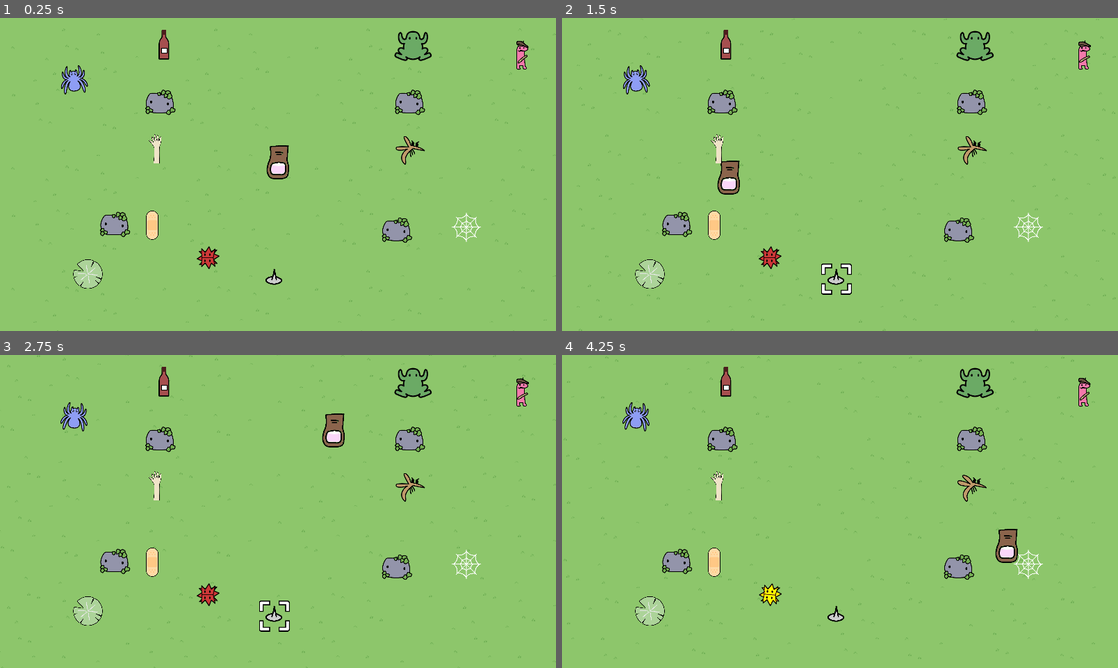
Above: before the commit, frames 1-4 (two rows, left to right).
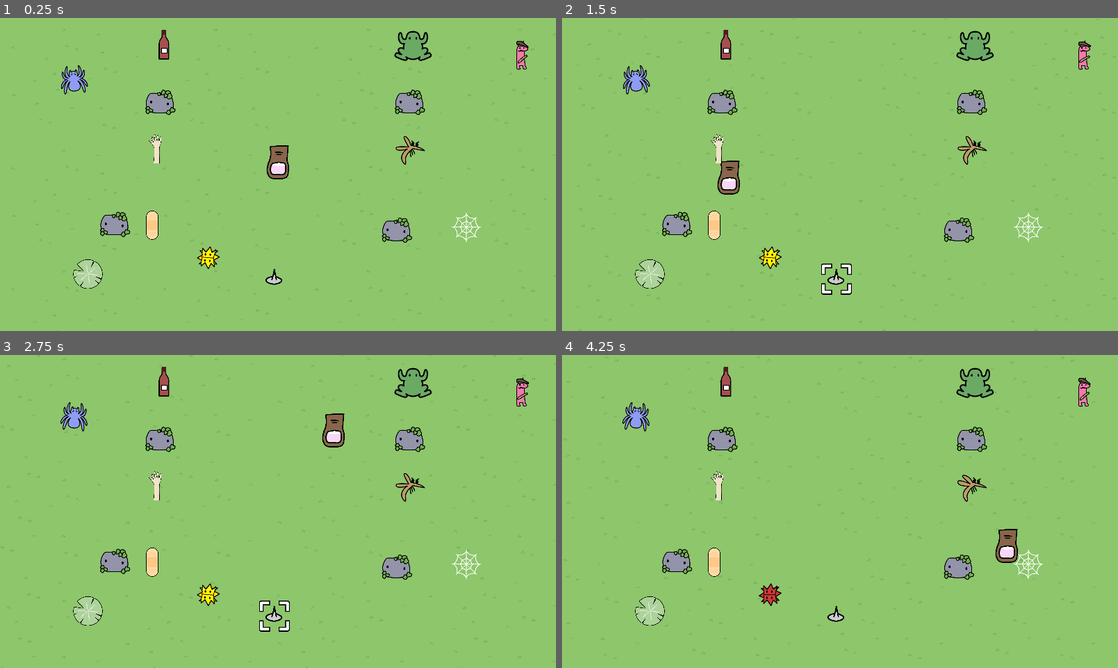
Above: after the commit, the same moments.

Repository: magopian/teamsect
Game: Godot game, scene res://levels/frenchie_nightmare.tscn
Two runs of this game, one before a commit and one after it. Both use one fixed random seed, a clock stepped at 60 frames per second and the inputs below. This scene is started directly instead of the project's main scene.
Inputs (mouse positions are in pixels of both pictures, inside the frame that each line leads up to):
- Up to frame 1 (0.25 s): no input
- Up to frame 2 (1.5 s): move the mouse to (962, 158) at 0.52 s; move the mouse to (728, 190) at 1.27 s
- Up to frame 3 (2.75 s): move the mouse to (333, 442) at 2.02 s
- Up to frame 4 (4.25 s): move the mouse to (812, 574) at 2.77 s; move the mouse to (1006, 558) at 3.52 s; tap R (restart) at 4.15 s

The runs differ from the first frame. In frame 1, 0.2% of the frame differs, in the area x 35-40%, y 72-81%; in frame 2, 0.2%; in frame 3, 0.2%; in frame 4, 0.2%.

Commit message:
Fix issue with blood drop never respawning

Diff:
--- a/game.gd
+++ b/game.gd
@@ -18,6 +18,8 @@
 @onready var joints: Node2D = %Joints
 
 @export var explode_velocity: int = 3500
+
+var pricked: bool = false
 
 
 func _ready() -> void:
@@ -67,8 +69,12 @@
 func _on_pricked() -> void:
 	if not is_inside_tree():
 		return
-	if dangling.get_children().size() > 1:
+	if pricked:
+		#TODO: have a better check to know if it's our first prick
+		# (don't restart) or if we only have the blood drop...
+		# which flew away and is lost forever (we want to restart)
 		get_tree().reload_current_scene()
+	pricked = true
 	aie_audio_stream_player.play()
 	animation_player.play("pricked")
 	win_here.hide()
@@ -93,6 +99,7 @@
 
 
 func _on_spiked(body: RigidBody2D) -> void:
+	pricked = true # Well... it's as if :D
 	oh_no_audio_stream_player.play()
 	camera_shaker.apply_shake(10, 5)
 	Engine.time_scale = 0.1
@@ -107,8 +114,3 @@
 		joint.queue_free()
 	for child in (dangling.get_children() as Array[RigidBody2D]):
 		child.linear_velocity = Vector2.from_angle(randi_range(-180, 180)) * explode_velocity
-		print(child.linear_velocity, " ", child.rotation_degrees)
-
-func _on_reload_button_pressed() -> void:
-	await get_tree().create_timer(0.1).timeout
-	get_tree().change_scene_to_file("res://levels/frenchie_random.tscn")
--- a/levels/frenchie_random.gd
+++ b/levels/frenchie_random.gd
@@ -37,6 +37,7 @@
 	nightmare_level_label.text = str(value)
 	generate_spikes()
 
+
 func generate_spikes() -> void:
 	for spike in spikes.get_children():
 		spike.queue_free()
@@ -44,3 +45,9 @@
 		var spike: Spike = spike_scene.instantiate()
 		spikes.add_child(spike)
 	randomize_children_position(spikes)
+
+
+func _on_reload_button_pressed() -> void:
+	# This button is only available in the random levels
+	await get_tree().create_timer(0.1).timeout
+	get_tree().reload_current_scene()
--- a/obstacles/spikes.tscn
+++ b/obstacles/spikes.tscn
@@ -49,6 +49,6 @@
 sprite_frames = SubResource("SpriteFrames_5lt6h")
 animation = &"idle"
 autoplay = "idle"
-frame_progress = 0.944453
+frame_progress = 0.0234122
 
 [connection signal="body_entered" from="Area2D" to="." method="_on_area_2d_body_entered"]
